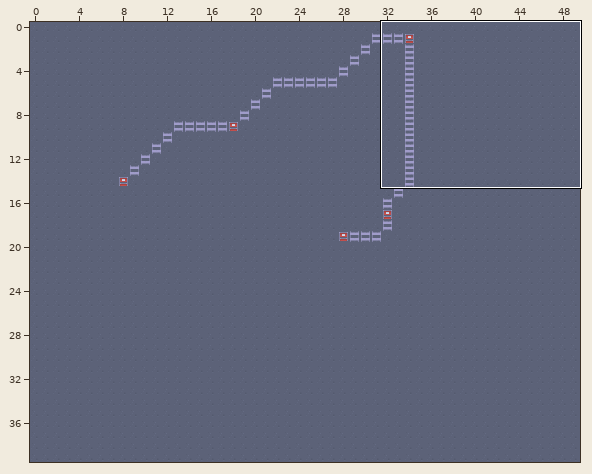
A Tiled map gets an edit: assets/testMap/metro.tmx. Above: a wide view before the commit, with the close-up outlined.
Close-up. Old version:
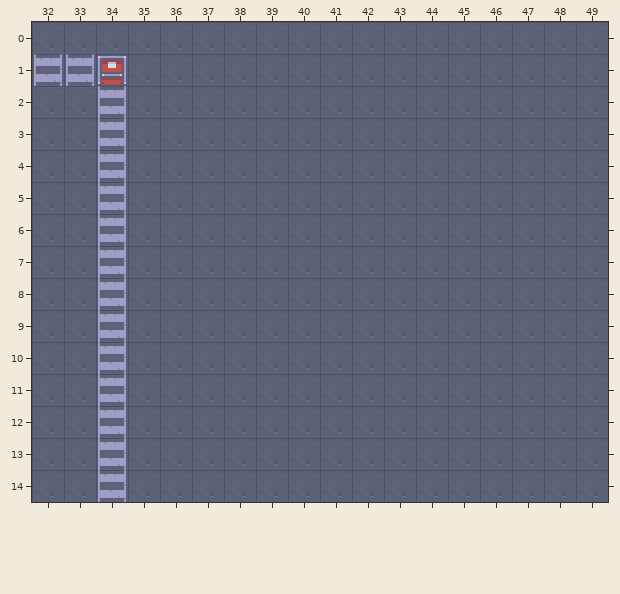
Cells are 16x16 px. Shown: x 32..49, y 0..14. The commit also changed other parts of the map, which this record leaves out.
And afterwards:
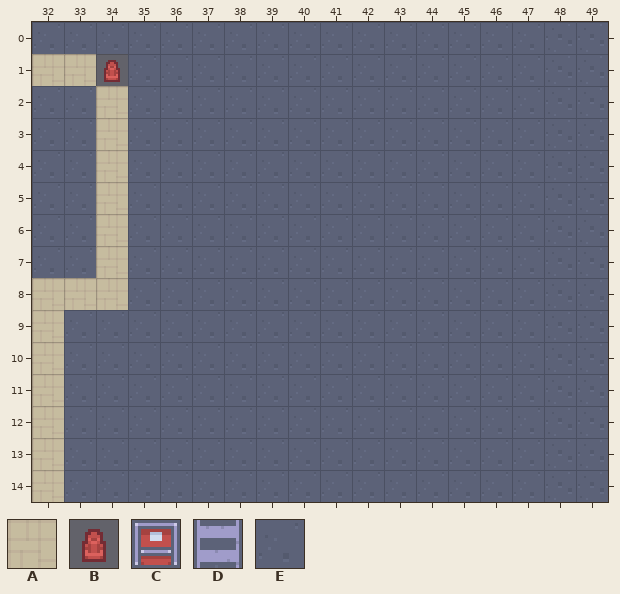
Key: from "urbanRPG": A 109, B 278, C 282, D 432, E 441.
_ is an empty cell.
Edits made:
Layer "Tile Layer 9":
The edit turns tile D into tile A in row 1 at x 32 to 33; in rows 2 to 8 at x 34.
The edit turns tile E into tile A in row 8 at x 32 to 33; in rows 9 to 14 at x 32.
The edit turns tile C into tile B in row 1 at x 34.
The edit turns tile D into tile E in rows 9 to 14 at x 34.
Changed places in both close-ups, as pixel boxes (x1, y1, x2, y2):
changed: (32, 54, 128, 502)
